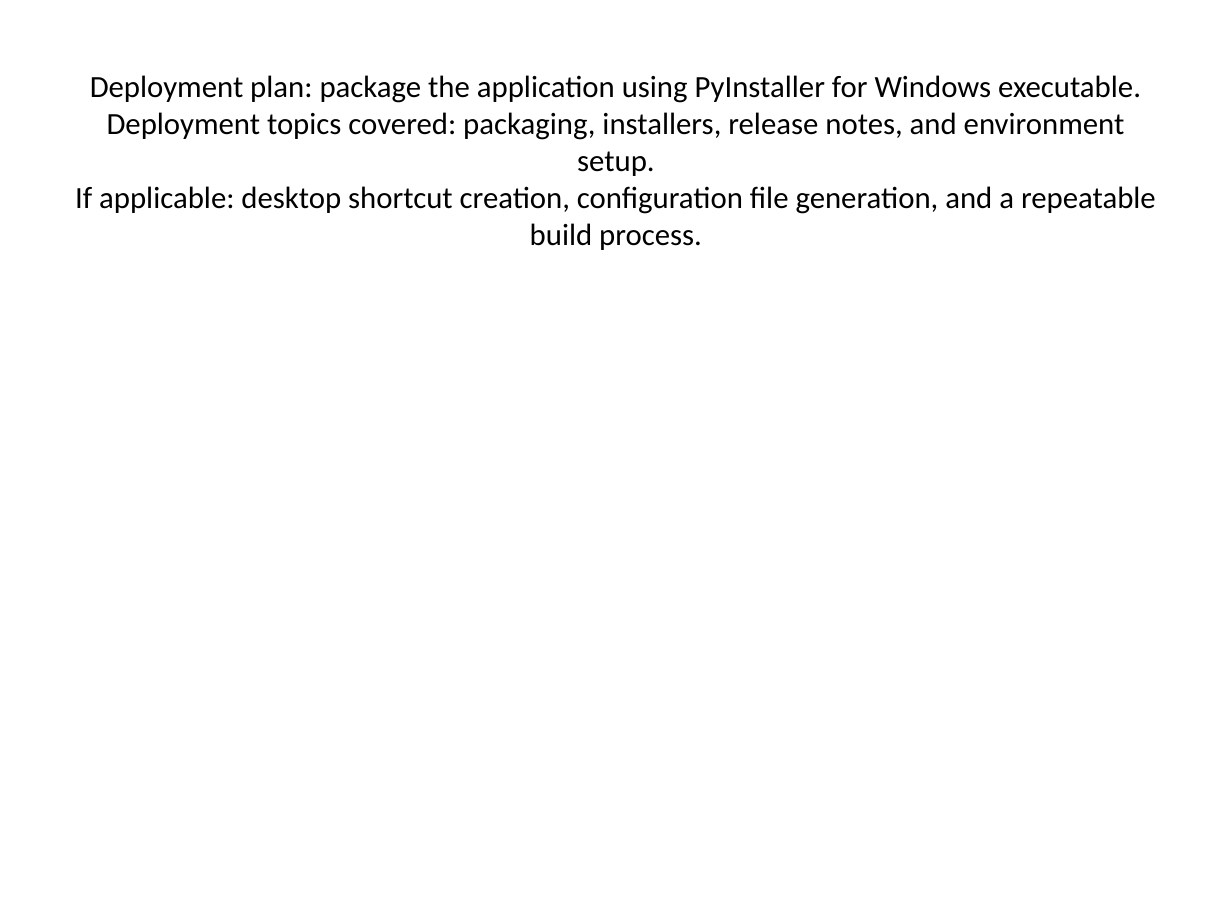
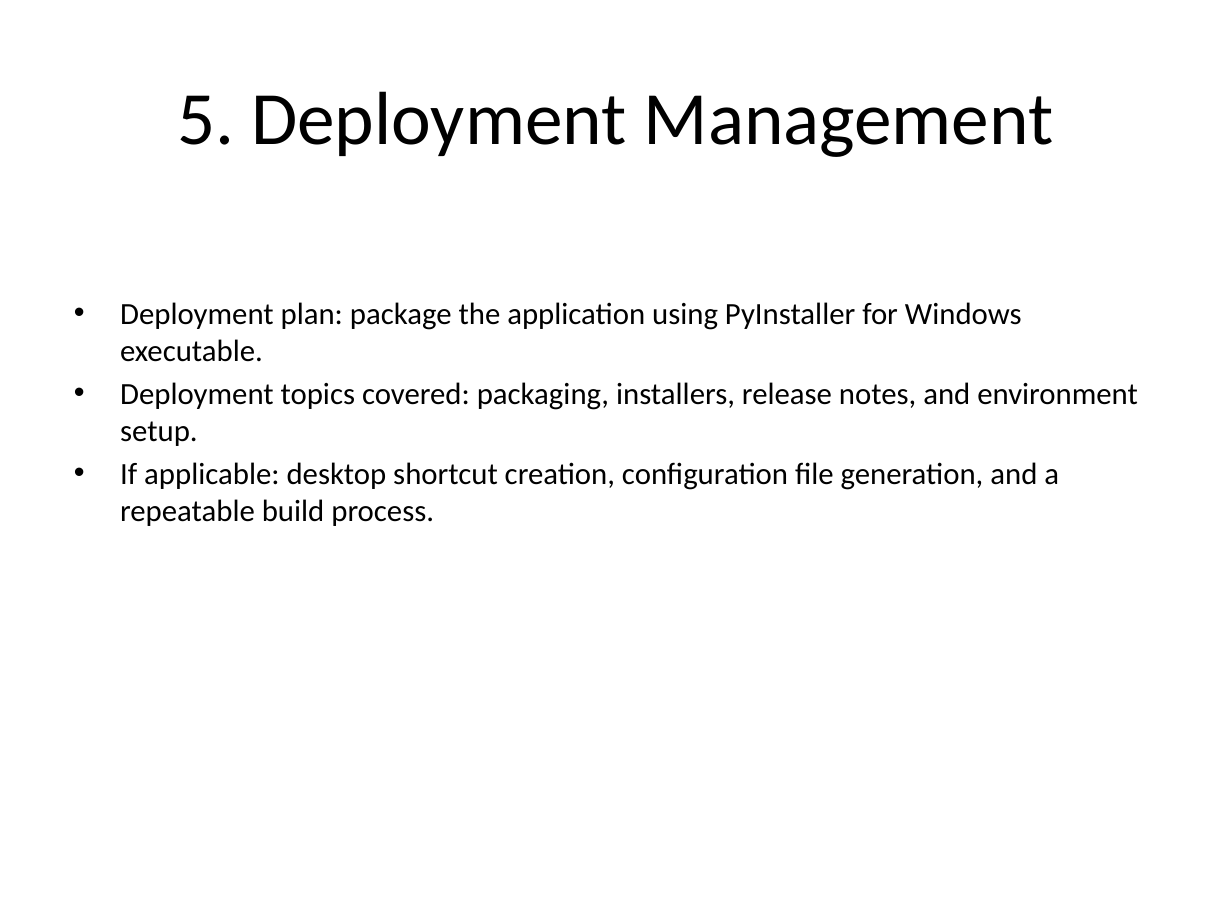
Before and after one commit to zulekhashahbaz926-source/Programming-Practice-Platform, a slide deck: slide 6 of docs/project_presentation.pptx. Drawn at 1232x924 pixels with LibreOffice and Linux fonts; fonts in the diff are those of the drawing. Boxes give left, top, right and bottom in pixels: in the first picture for what was removed or moved away, otherwise in the second. Text is boxed around its words. In the diff, an @@ line names an element or a change of style, - is before the commit and + after.

```diff
--- a/docs/project_presentation.pptx
+++ b/docs/project_presentation.pptx
@@ title at [177,91,1054,157]: text changed; size 18 to 44 pt @@
-Deployment plan: package the application using PyInstaller for Windows executable.
-Deployment topics covered: packaging, installers, release notes, and environment setup.
-If applicable: desktop shortcut creation, configuration file generation, and a repeatable build process.
+5. Deployment Management
@@ text added at [120,302,1138,526], 18 pt, text #000000 @@
+• Deployment plan: package the application using PyInstaller for Windows executable.
+• Deployment topics covered: packaging, installers, release notes, and environment setup.
+• If applicable: desktop shortcut creation, configuration file generation, and a repeatable build process.
```
Also in this commit, not shown: 9 other slides changed, 1 other file.
